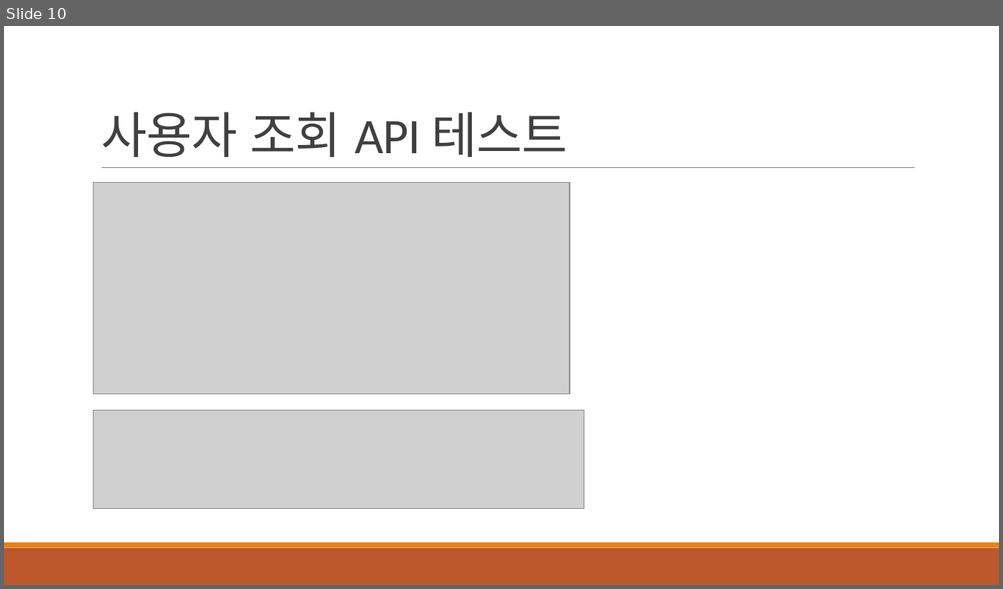
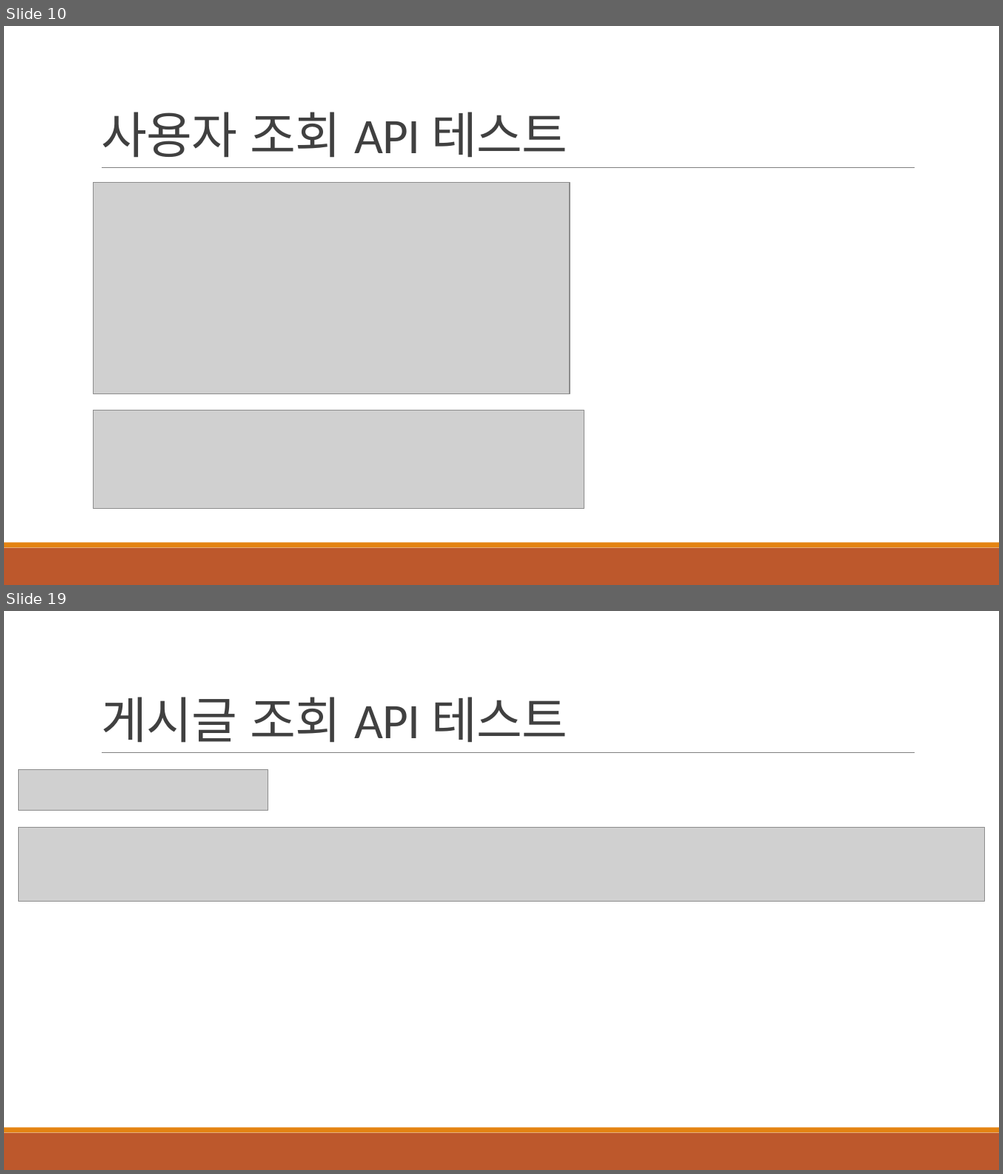
Before and after one commit to khb3025/study-msa, a slide deck: msa-ppt/3.데이터 조회 API 구현.pptx. Shown one above the other, each under a label of ours: slide 10 before the commit, slides 10 and 19 after it; the slides between them are not shown. The pictures are 1003x589 and 1003x1174 pixels, drawn with LibreOffice and Linux fonts; fonts in the diff are those of the drawing; grey boxes stand for pictures. Boxes give left, top, right and bottom in pixels: in the first picture for what was removed or moved away, otherwise in the second. Text is boxed around its words. In the diff, an @@ line names an element or a change of style, - is before the commit and + after.

Commit message:
feat : [MSA] 게시글 Service -> 사용자 Service API 통신 기능 작성

```diff
--- a/msa-ppt/3.데이터 조회 API 구현.pptx
+++ b/msa-ppt/3.데이터 조회 API 구현.pptx
@@ slide 19 added at box(4, 611, 999, 1170), background #FFFFFF; not listed: 3 template elements that a slide beside it also shows @@
@@ title added at box(101, 697, 567, 743), 48 pt, text #404040 @@
+게시글 조회 API 테스트
@@ picture added at box(18, 770, 267, 810) @@
@@ picture added at box(18, 827, 984, 901) @@
```
Also in this commit, not shown: 8 other slides added, 8 other files.
